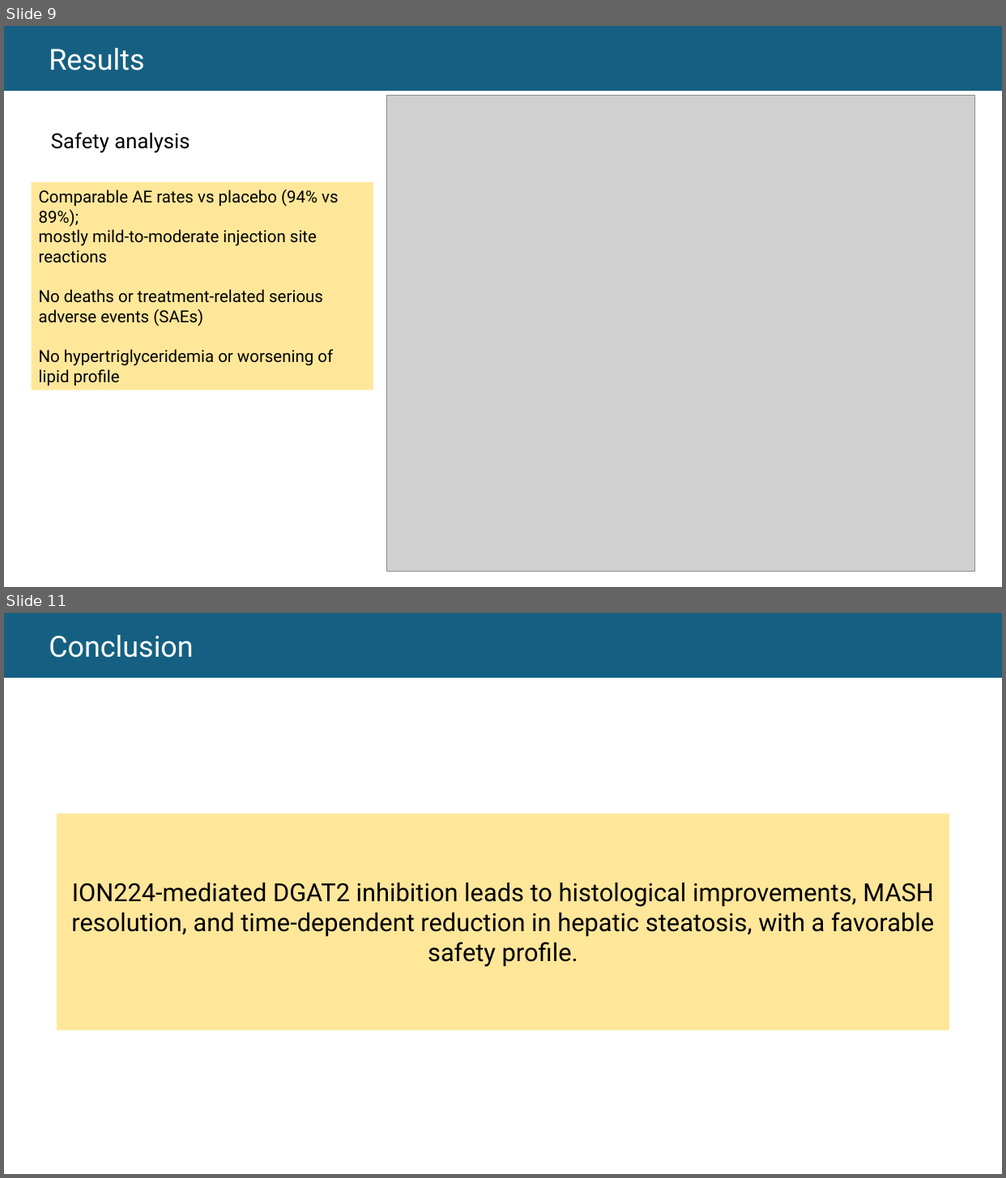
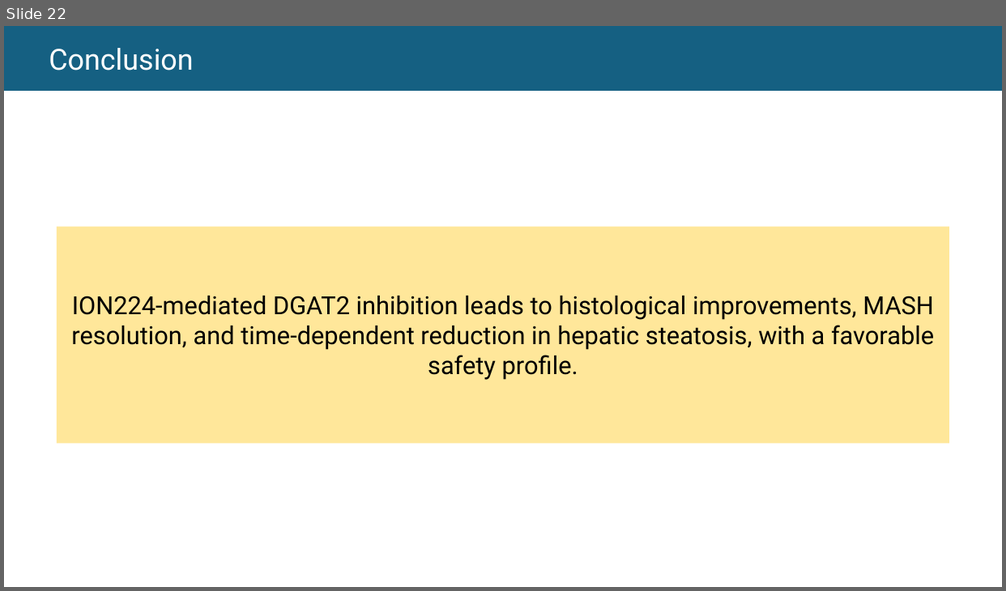
Before and after one commit to thomashusson29/M2biostatistiques, a slide deck: S1/devoirEO/Oral M2.pptx. Shown one above the other, each under a label of ours: slides 9 and 11 before the commit, slide 22 after it; the slides between them are not shown. The pictures are 1006x1178 and 1006x591 pixels, drawn with LibreOffice and Linux fonts; fonts in the diff are those of the drawing; grey boxes stand for pictures. Boxes give left, top, right and bottom in pixels: in the first picture for what was removed or moved away, otherwise in the second. Text is boxed around its words. In the diff, an @@ line names an element or a change of style, - is before the commit and + after.

```diff
--- a/S1/devoirEO/Oral M2.pptx
+++ b/S1/devoirEO/Oral M2.pptx
@@ slide 9 removed at (x1=4, y1=26, x2=1002, y2=587), background #FFFFFF @@
@@ rectangle removed at (x1=4, y1=26, x2=1002, y2=90) @@
-  Results
@@ picture removed at (x1=387, y1=95, x2=975, y2=571) @@
@@ text removed at (x1=51, y1=132, x2=189, y2=153) @@
-Safety analysis
@@ rectangle removed at (x1=31, y1=182, x2=373, y2=390) @@
-Comparable AE rates vs placebo (94% vs 89%);
-mostly mild-to-moderate injection site reactions
-No deaths or treatment-related serious adverse events (SAEs)
-No hypertriglyceridemia or worsening of lipid profile
@@ what was slide 11 is now slide 22 @@
```
Also in this commit, not shown: 3 slides changed, 18 slides added, 6 other slides removed, 31 other files.
